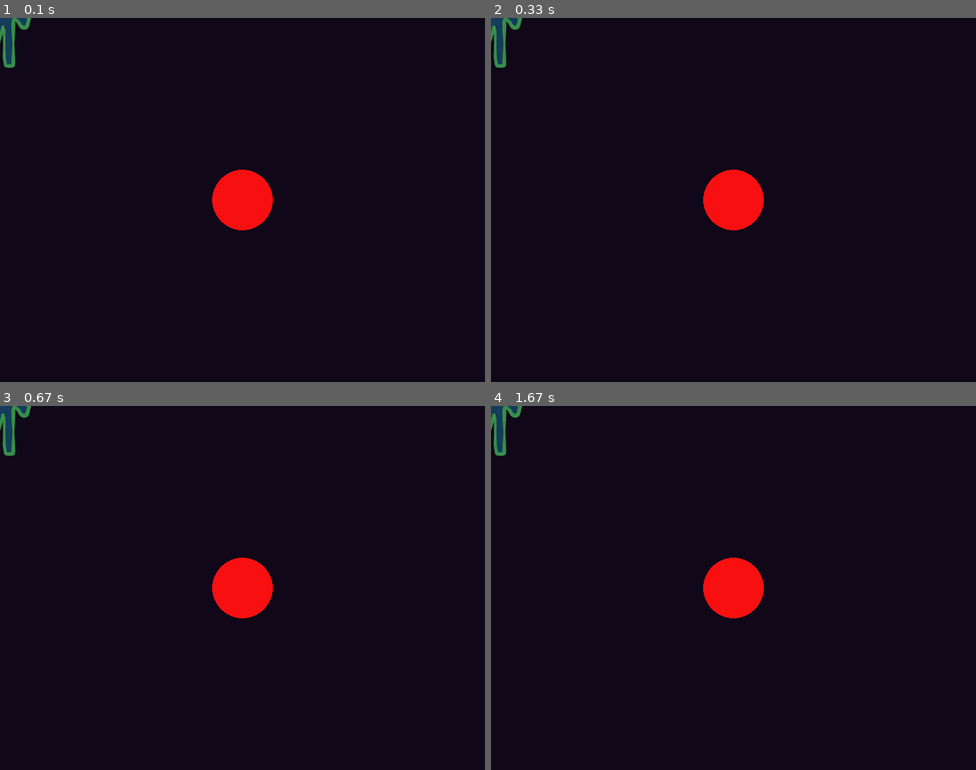
Above: before the commit, frames 1-4 (two rows, left to right).
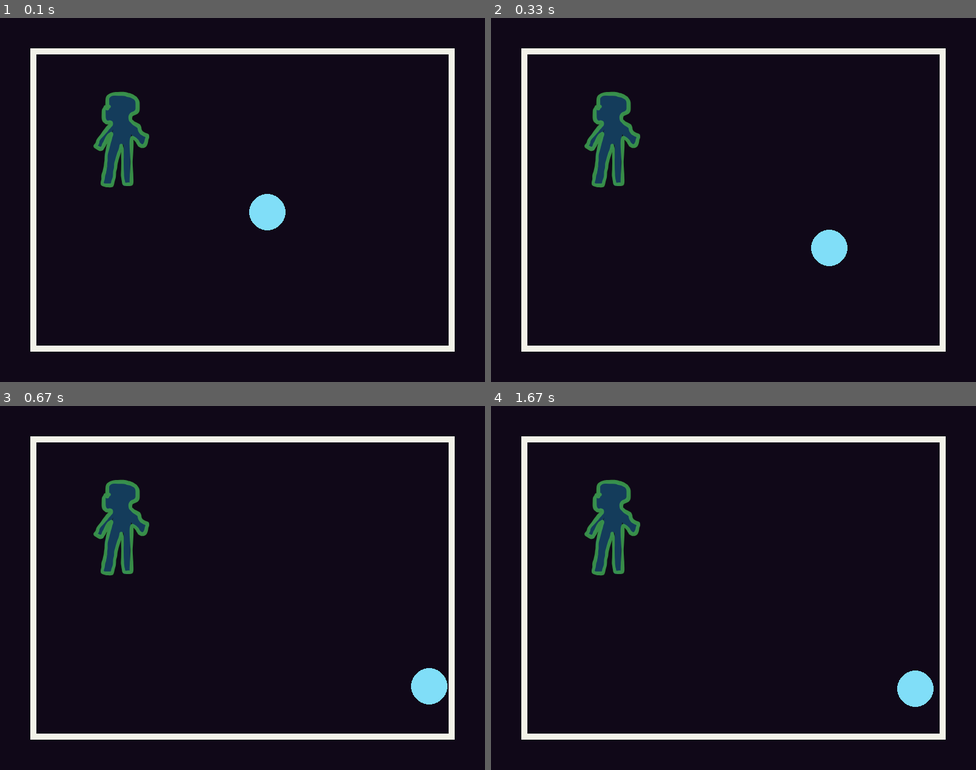
Above: after the commit, the same moments.

Repository: emmanuelvende/pygame-recipes
Game: pygame game, started from soccer.py
The game is run twice, just before and just after one commit, with the same random seed, the same clock (stepped at 60 frames per second) and the same inputs.
Inputs:
- Up to frame 1 (0.1 s): no input
- Up to frame 2 (0.33 s): no input
- Up to frame 3 (0.67 s): tap D at 0.33 s
- Up to frame 4 (1.67 s): tap P at 0.67 s

The runs differ from the first frame. In frame 1, 9.1% of the frame differs, in the area x 0-94%, y 0-92%; in frame 2, 9.4%; in frame 3, 9.4%; in frame 4, 9.4%.

Commit message:
Improved collision management

Diff:
--- a/morepygame/entity.py
+++ b/morepygame/entity.py
@@ -1,10 +1,13 @@
 import pygame
-
+from pygame.math import Vector2 as Vec
 
 class Entity:
     def __init__(self, pos=(0, 0), speed=(0, 0)):
+        """
+        `speed` : can be either 2-items tuple or `pygame.math.Vector2d`
+        """
         self.surface = None
-        self.speed = speed
+        self.speed_vec = Vec(speed)
         self.pos = pos
 
     @property
@@ -38,9 +41,14 @@
         surface.blit(self.mask.to_surface(), self._display_pos)
 
     def move(self, dt):
-        self.pos = tuple(self.pos[i] + self.speed[i] * dt for i in range(len(self.pos)))
+        self.pos = tuple(self.pos[i] + self.speed_vec[i] * dt for i in range(len(self.pos)))
 
     def collide(self, other, compute_normal=False):
+        """
+        If `compute_normal == True`, returns `collision_pos, collision_vec`
+        else return `collision_pos`.
+        Either `collision_pos` or `collision_vec` can be `None`
+        """
         offset = tuple(
             other._display_pos[i] - self._display_pos[i]
             for i in range(len(self._display_pos))
@@ -63,7 +71,7 @@
                 dy = self.mask.overlap_area(
                     other.mask, (x, y + 1)
                 ) - self.mask.overlap_area(other.mask, (x, y - 1))
-                return collision_pos, (dx, dy)
+                return collision_pos, Vec(dx, dy)
             else:
                 return None, None
         else:
--- /dev/null
+++ b/multiple_key_pressed.py
@@ -0,0 +1,33 @@
+import pygame
+
+BG_COLOR = 16, 8, 24
+W, H = 800, 600
+
+pygame.init()
+pygame.display.set_caption("template")
+screen = pygame.display.set_mode((W, H))
+clock = pygame.time.Clock()
+
+running = True
+while running:
+    screen.fill(BG_COLOR)
+    for event in pygame.event.get():
+        if event.type == pygame.QUIT:
+            running = False
+        if event.type == pygame.KEYDOWN:
+            if event.key == pygame.K_a:
+                print("hello world")
+
+    keys_pressed = pygame.key.get_pressed()
+    kj = keys_pressed[pygame.K_j]
+    kk = keys_pressed[pygame.K_k]
+
+    if kj and kk:
+        print("K+J")
+    elif kj:
+        print("J")
+    elif kk:
+        print("K")
+
+
+    pygame.display.flip()
--- a/soccer.py
+++ b/soccer.py
@@ -1,32 +1,64 @@
 import pygame
 import morepygame
+
+
+def display_collision_on_surface(surface, entity, other):
+    YELLOW = 228, 228, 16
+    collision_pos, normal_vec = entity.collide(other, compute_normal=True)
+    if collision_pos:
+        pygame.draw.circle(surface, YELLOW, collision_pos, 30, 3)
+        pygame.draw.circle(surface, YELLOW, collision_pos, 5)
+    if normal_vec:
+        collision_arrow_vec = normal_vec + collision_pos
+        morepygame.draw_arrow(surface, collision_pos, collision_arrow_vec, 3, YELLOW)
+
+
+def manage_collision(entity, other):
+    _, normal_vec = entity.collide(other, compute_normal=True)
+    if normal_vec:
+        entity.speed_vec.reflect_ip(normal_vec)
+
 
 BG_COLOR = 16, 8, 24
 W, H = 800, 600
 COLOR_KEY = 17, 17, 17
-RED = 248, 16, 16
-YELLOW = 228, 228, 16
+BALL_COLOR = 128, 222, 248
+WHITE = 242, 242, 232
+OFFSET = 50
 
 
 pygame.init()
 pygame.display.set_caption("soccer")
 screen = pygame.display.set_mode((W, H))
+
 pygame.mouse.set_visible(False)
 clock = pygame.time.Clock()
 
-circle_surf = pygame.Surface((200, 200))
-circle_surf.fill(BG_COLOR)
-pygame.draw.circle(circle_surf, RED, (100, 100), 50)
-ball = morepygame.Entity()
-ball.apply_surface(circle_surf, colorkey=BG_COLOR)
+
+radius = 30
+ball_surf = pygame.Surface((2 * radius, 2 * radius))
+ball_surf.fill(BG_COLOR)
+pygame.draw.circle(ball_surf, BALL_COLOR, ball_surf.get_rect().center, radius)
+ball = morepygame.Entity(speed=(0.5, 0.25))
+ball.apply_surface(ball_surf, colorkey=BG_COLOR)
 ball.pos = screen.get_rect().center
 
 player = morepygame.Entity()
 player.apply_image("hero.png", colorkey=COLOR_KEY)
+player.pos = 200, 200
 
-entities = player, ball
+ground_surf = pygame.Surface((W - 2 * OFFSET, H - 2 * OFFSET))
+ground_surf.fill(BG_COLOR)
+pygame.draw.rect(ground_surf, WHITE, ground_surf.get_rect(), width=10)
+ground = morepygame.Entity()
+ground.apply_surface(ground_surf, colorkey=BG_COLOR)
+ground.pos = screen.get_rect().center
+
+entities = ground, player, ball
 
 running = True
+paused = False
+display_collisions = False
 dt = 0
 while running:
     screen.fill(BG_COLOR)
@@ -36,23 +68,26 @@
         if event.type == pygame.KEYDOWN:
             if event.key in (pygame.K_q, pygame.K_ESCAPE):
                 running = False
-
-    player.pos = pygame.mouse.get_pos()
+            elif event.key == pygame.K_p:
+                paused = not paused
+            elif event.key == pygame.K_d:
+                display_collisions = not display_collisions
+    # player.pos = pygame.mouse.get_pos()
 
     for entity in entities:
         entity.display_on_surface(screen)
 
-    collision_pos, collision_normal = player.collide(ball, compute_normal=True)
-    if collision_pos:
-        pygame.draw.circle(screen, YELLOW, collision_pos, 30, 3)
-        pygame.draw.circle(screen, YELLOW, collision_pos, 5)
-    if collision_normal:
-        normal_vec = pygame.math.Vector2(collision_normal)
-        collision_arrow_vec = normal_vec + collision_pos
-        morepygame.draw_arrow(screen, collision_pos, collision_arrow_vec, 3, YELLOW)
+    if display_collisions:
+        display_collision_on_surface(screen, player, ball)
+        display_collision_on_surface(screen, ball, ground)
+        display_collision_on_surface(screen, player, ground)
+
+    manage_collision(ball, ground)
+    manage_collision(ball, player)
 
     pygame.display.flip()
 
     dt = clock.tick(60)
 
-    ball.move(dt)
+    if not paused:
+        ball.move(dt)
